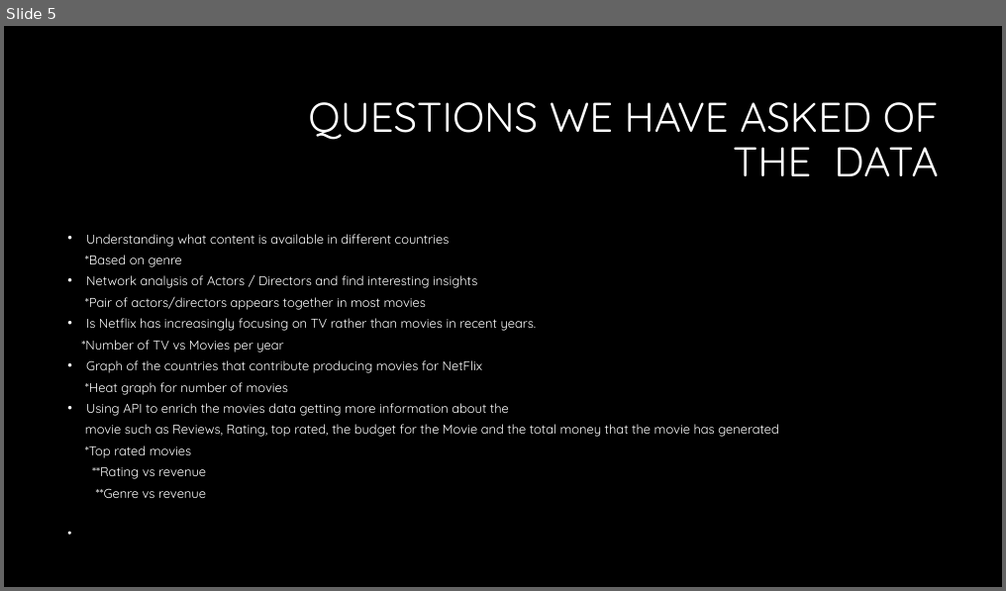
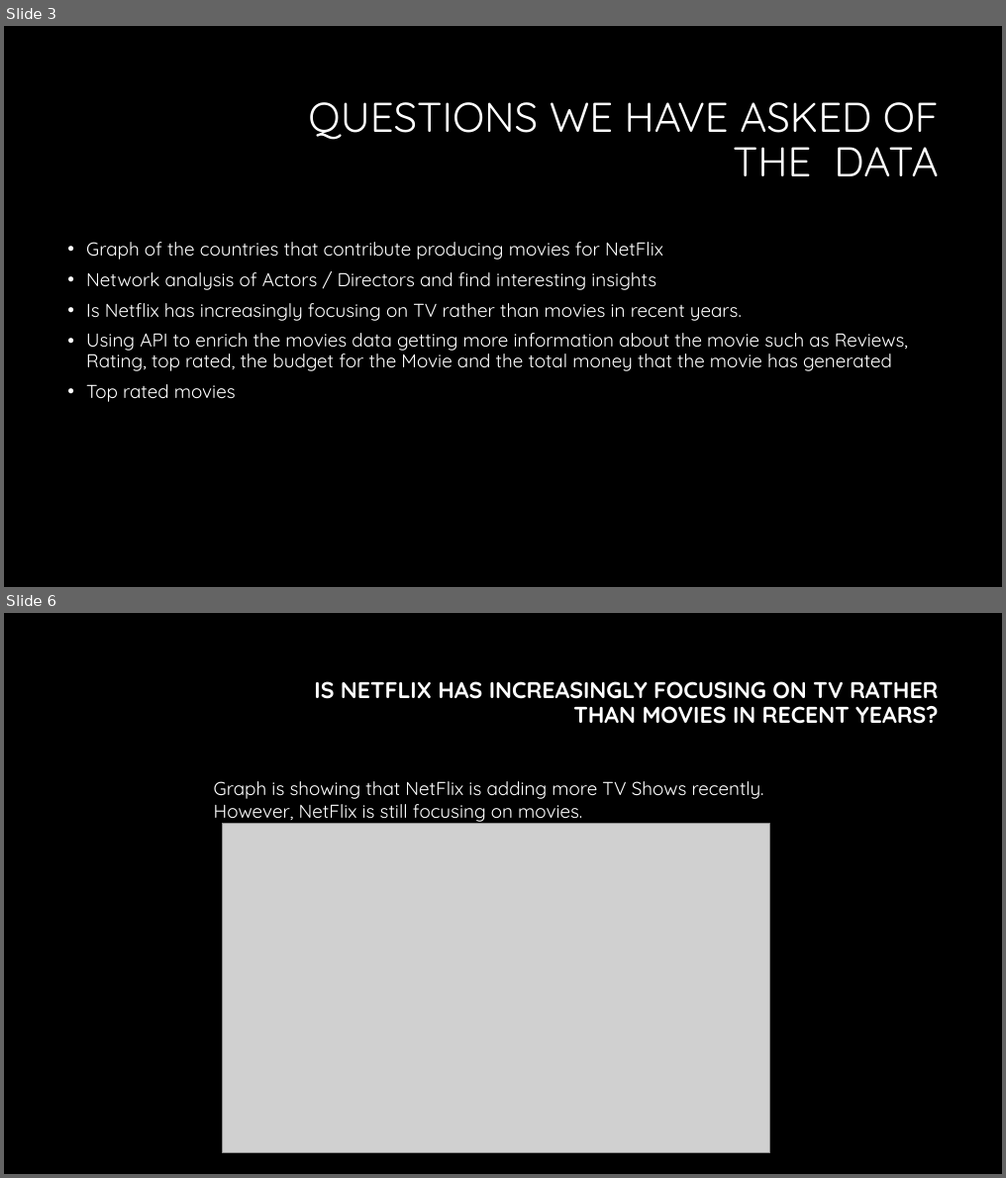
Before and after one commit to ahmadfarouk/Project-Netflix, a slide deck: netflix/The era of Netflix.pptx. Shown one above the other, each under a label of ours: slide 5 before the commit, slides 3 and 6 after it; the slides between them are not shown. The pictures are 1006x591 and 1006x1178 pixels, drawn with LibreOffice and Linux fonts; fonts in the diff are those of the drawing; grey boxes stand for pictures; background and template pictures are left out. Boxes give left, top, right and bottom in pixels: in the first picture for what was removed or moved away, otherwise in the second. Text is boxed around its words. In the diff, an @@ line names an element or a change of style, - is before the commit and + after.

```diff
--- a/netflix/The era of Netflix.pptx
+++ b/netflix/The era of Netflix.pptx
@@ slide 6 added at <box>4,613,1002,1174</box>, background #000000 @@
@@ title added at <box>314,681,938,724</box>, 22 pt, text #FFFFFF, bold @@
+IS NETFLIX HAS INCREASINGLY FOCUSING ON TV RATHER THAN MOVIES IN RECENT YEARS?
@@ text added at <box>214,781,764,824</box>, 18 pt, text #FFFFFF @@
+Graph is showing that NetFlix is adding more TV Shows recently.
+However, NetFlix is still focusing on movies.
@@ picture added at <box>222,823,769,1153</box> @@
@@ what was slide 5 is now slide 3 @@
@@ slide 3 changed as well @@
@@ text at <box>86,242,663,260</box>: text changed; size 12.4 to 18 pt @@
-• Understanding what content is available in different countries
-*Based on genre
+• Graph of the countries that contribute producing movies for NetFlix
@@ text at <box>86,273,742,321</box>: size 12.4 to 18 pt in "Network analysis of Actors / Directors and ...", "Is Netflix has increasingly focusing on TV ..."; line spacing 0.7 to 0.9 @@
@@ text at <box>85,296,426,310</box>: paragraph removed @@
-*Pair of actors/directors appears together in most movies
@@ text at <box>86,333,908,402</box>: text changed; size 12.4 to 18 pt @@
-*Number of TV vs Movies per year
-• Graph of the countries that contribute producing movies for NetFlix
-*Heat graph for number of movies
-• Using API to enrich the movies data getting more information about the
-movie such as Reviews, Rating, top rated, the budget for the Movie and the total money that the movie has generated
-*Top rated movies
-**Rating vs revenue
-**Genre vs revenue
+• Using API to enrich the movies data getting more information about the movie such as Reviews, Rating, top rated, the budget for the Movie and the total money that the movie has generated
+• Top rated movies
```
Also in this commit, not shown: 2 other slides changed, 6 other slides added, 6 slides removed, 1 other file.
